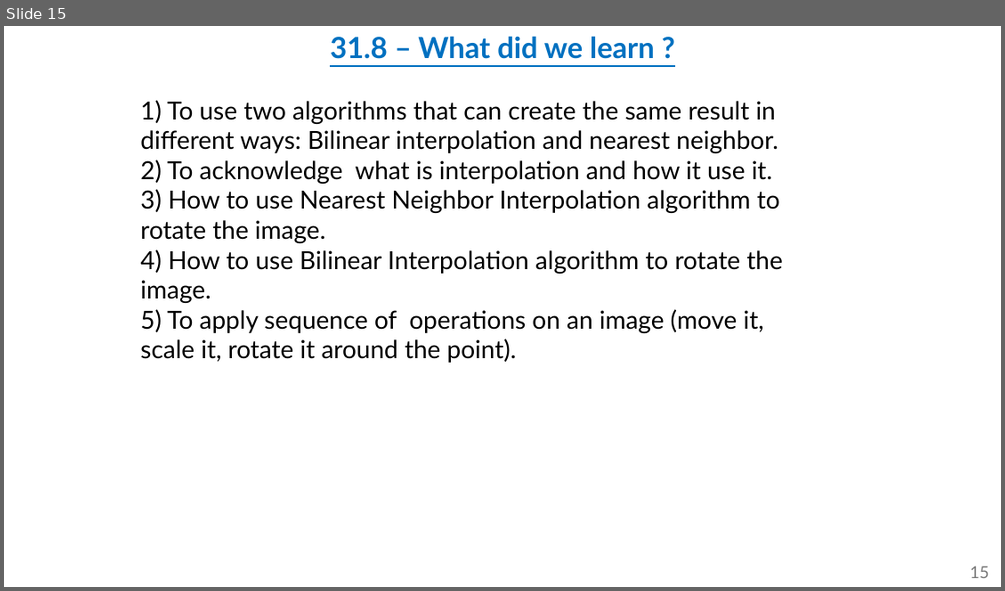
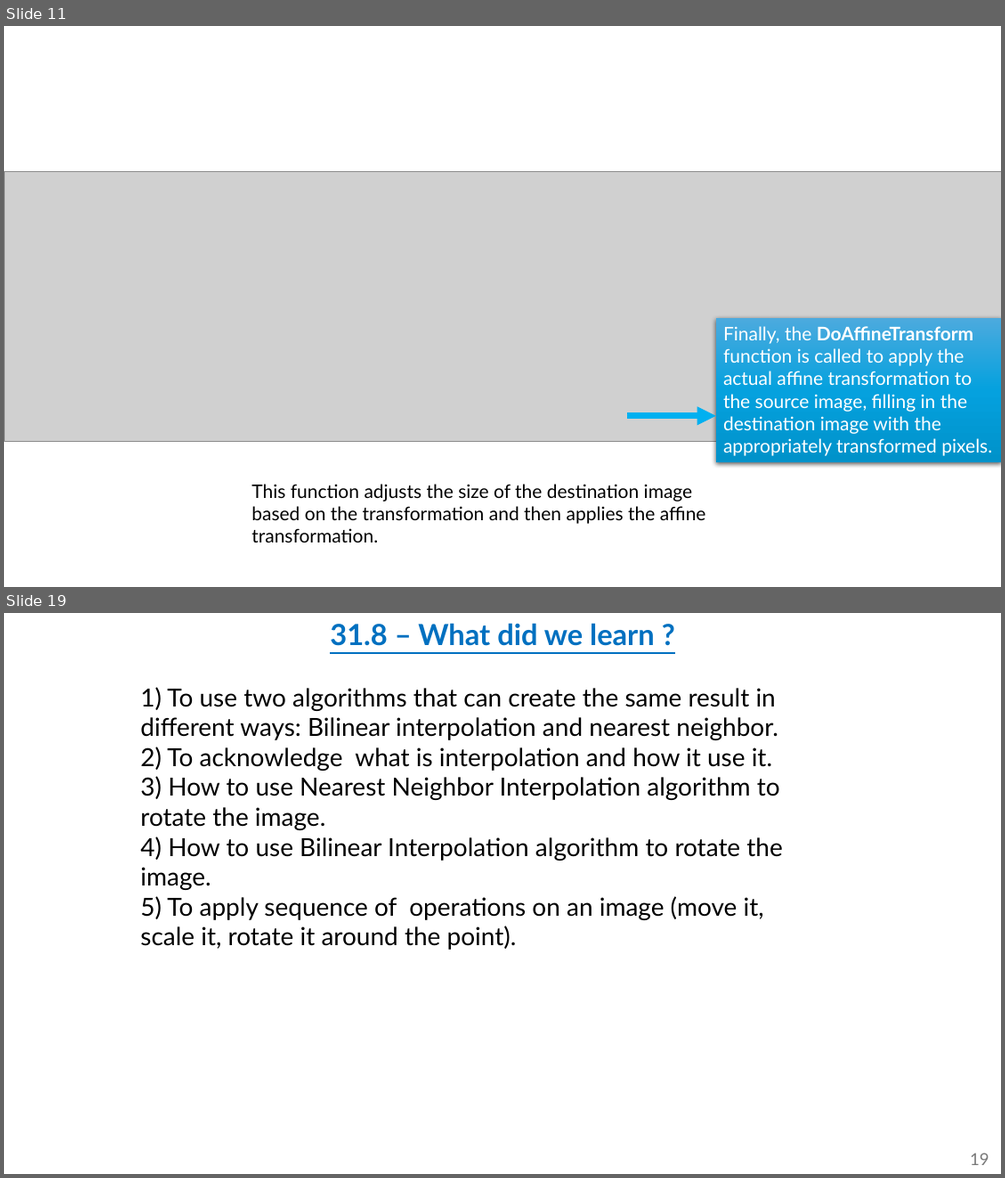
Before and after one commit to omripony/image-processing, a slide deck: labs/lab31-waiting for grade/version 2/1950-2210-7939-ImPr31-1.pptx. Shown one above the other, each under a label of ours: slide 15 before the commit, slides 11 and 19 after it; the slides between them are not shown. The pictures are 1005x591 and 1005x1178 pixels, drawn with LibreOffice and Linux fonts; fonts in the diff are those of the drawing; grey boxes stand for pictures. Boxes give left, top, right and bottom in pixels: in the first picture for what was removed or moved away, otherwise in the second. Text is boxed around its words. In the diff, an @@ line names an element or a change of style, - is before the commit and + after.

```diff
--- a/labs/lab31-waiting for grade/version 2/1950-2210-7939-ImPr31-1.pptx
+++ b/labs/lab31-waiting for grade/version 2/1950-2210-7939-ImPr31-1.pptx
@@ slide 11 added at [4, 26, 1001, 587], background #FFFFFF @@
@@ picture added at [4, 172, 1001, 441] @@
@@ rectangle added at [716, 319, 1001, 462], fill gradient #4CAADF to #05A2DF to #0092CB, 18 pt, text #FFFFFF @@
+Finally, the DoAffineTransform function is called to apply the actual affine transformation to the source image, filling in the destination image with the appropriately transformed pixels.
@@ arrow added from (628, 416) to (716, 416), #00B0F0 6 pt @@
@@ text added at [251, 483, 706, 542], 18 pt, text #000000 @@
+This function adjusts the size of the destination image based on the transformation and then applies the affine transformation.
@@ what was slide 15 is now slide 19 @@
@@ page number at [970, 1152, 989, 1165]: text changed @@
-15
+19
```
Also in this commit, not shown: 4 slides changed, 8 other slides added, 5 slides removed, 33 other files.
